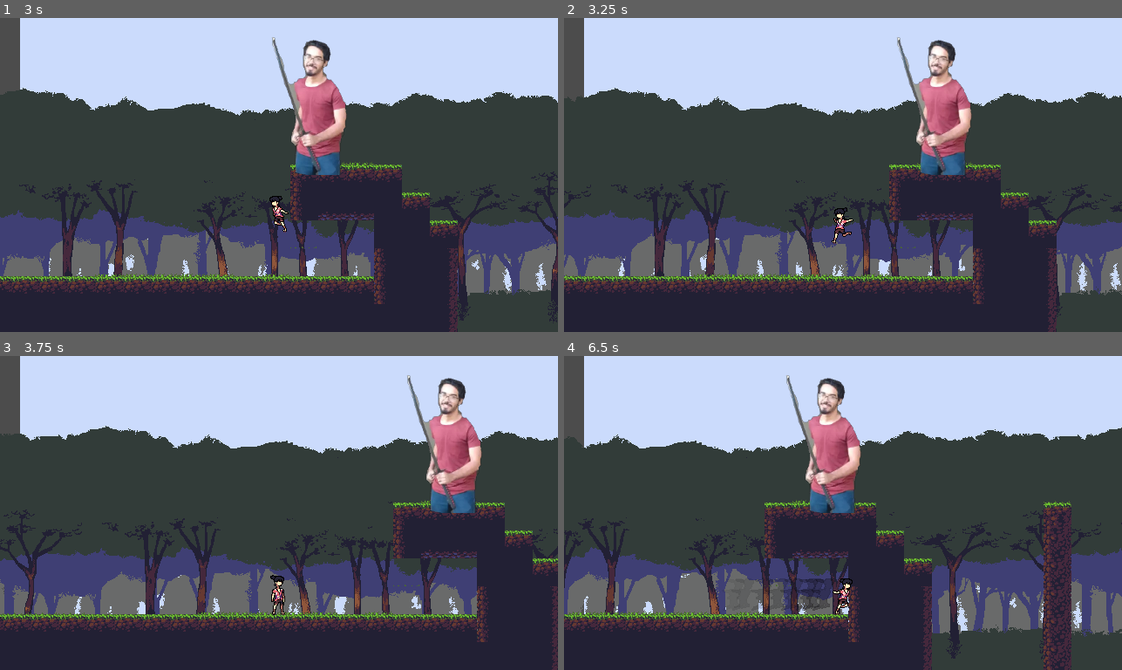
Above: before the commit, frames 1-4 (two rows, left to right).
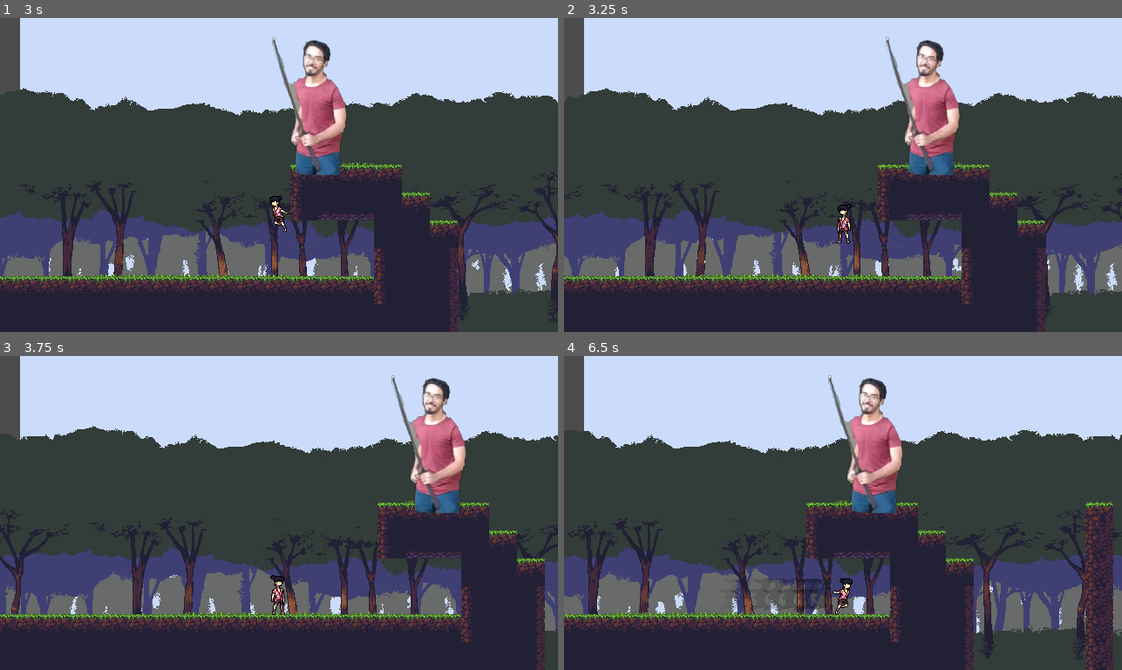
Above: after the commit, the same moments.

Repository: marcelo-lemos/Softwarrior
Game: Godot game, scene res://Nodes/UI/TitleScreen.tscn
The game is run twice, just before and just after one commit, with the same random seed, the same clock (stepped at 60 frames per second) and the same inputs. The engine's default icon, where the game draws it, is replaced by a stand-in: a white triangle on a blue panel in a dark square.
Inputs (mouse positions are in pixels of both pictures, inside the frame that each line leads up to):
- Up to frame 1 (3 s): click (128, 140) at 0.5 s; tap Enter (ui_accept) at 1.25 s; hold X (attack) 1.28-2.03 s; hold Right (ui_right) 1.28-2.78 s; tap Z (jump) at 1.52, 1.82, 2.27, 2.3, 2.57 s; tap C (dash) at 1.55, 2.1 s; hold Left (ui_left) from 2.78 s (still down); hold Z (jump) from 2.78 s (still down)
- Up to frame 2 (3.25 s): keep holding Left (ui_left); keep holding Z (jump); tap X (attack) at 3.05 s
- Up to frame 3 (3.75 s): release Left (ui_left) at 3.53 s; release Z (jump) at 3.53 s; hold Right (ui_right) from 3.53 s (still down); tap X (attack) at 3.6 s
- Up to frame 4 (6.5 s): tap Z (jump) at 3.77, 4.07, 4.52, 4.55, 4.82, 5.27, 5.57 s; tap C (dash) at 3.8, 6.05 s; hold C (dash) 4.28-5.03 s; release Right (ui_right) at 5.03 s; hold Left (ui_left) 5.03-5.78 s; tap A (fire) at 5.1 s; tap X (attack) at 5.3 s; hold Right (ui_right) from 5.78 s (still down); hold X (attack) from 5.78 s (still down)

Frame 1 is identical in both runs. In frame 2, 18% of the frame differs, in the area x 0-100%, y 6-100%; in frame 3, 20%; in frame 4, 29%.

Commit message:
added dash and air attacks, states can't be interrupted

Diff:
--- /dev/null
+++ b/game/Nodes/Characters/Player/AirAttack.gd
@@ -0,0 +1,25 @@
+extends "MidAir.gd"
+
+var attack_type =  {'damage': 1, 'animation': 'air_attack'}
+
+func enter():
+	print("Entered AIR_ATTACK")
+	sprite.play("Idle")
+	player.katana.attack(attack_type)
+
+func update(delta):
+	player.velocity.y += GRAVITY
+	apply_air_slowdown()
+
+	if(Input.is_action_just_released("jump")):
+		check_jump_cut(jump_var_height)
+
+#NAO DELETAR
+#precisei do override da funcao p n chamar a de midair
+func handle_input(event):
+	pass
+
+func _on_AnimationPlayer_animation_finished(anim_name):
+	if anim_name in ['air_attack']:
+		player.katana.idle()
+		emit_signal("finished", "previous")
--- a/game/Nodes/Characters/Player/Dash.gd
+++ b/game/Nodes/Characters/Player/Dash.gd
@@ -37,8 +37,8 @@
 	if event.is_action_pressed("jump") and ground_dash:
 		player.velocity.y = JUMP_FORCE
 		emit_signal("finished", "mid_air")
-	#if event.is_action_pressed("attack"):
-		#emit_signal("finished", "dash_attack")
+	if event.is_action_pressed("attack"):
+		emit_signal("finished", "dash_attack")
 	return .handle_input(event)
 
 func update(delta):
--- a/game/Nodes/Characters/Player/DashAttack.gd
+++ b/game/Nodes/Characters/Player/DashAttack.gd
@@ -1,13 +1,26 @@
 extends "PlayerBaseState.gd"
 
-# Declare member variables here. Examples:
-# var a = 2
-# var b = "text"
+var attack_type =  {'damage': 1, 'animation': 'dash_attack'}
+const DASH_ATTACK_SLOWDOWN = 25
 
-# Called when the node enters the scene tree for the first time.
-func _ready():
-	pass # Replace with function body.
+func enter():
+	print("Entered DASH_ATTACK")
+	sprite.play("Idle")
+	player.katana.attack(attack_type)
 
-# Called every frame. 'delta' is the elapsed time since the previous frame.
-#func _process(delta):
-#	pass
+func update(delta):
+	apply_dash_attack_slowdown()
+
+func exit():
+	print("exiting DASH_ATTACK")
+
+func _on_AnimationPlayer_animation_finished(anim_name):
+	if anim_name in ['dash_attack']:
+		player.katana.idle()
+		emit_signal("finished", "previous")
+
+func apply_dash_attack_slowdown():
+	if player.velocity.x > 0:
+		player.velocity.x -= DASH_ATTACK_SLOWDOWN
+	elif player.velocity.x < 0:
+		player.velocity.x += DASH_ATTACK_SLOWDOWN
--- a/game/Nodes/Characters/Player/GroundAttack.gd
+++ b/game/Nodes/Characters/Player/GroundAttack.gd
@@ -27,20 +27,17 @@
 		'animation': 'ground_attack3',
 	}]
 
-var hit_objects = []
+#var hit_objects = []
 
 func enter():
-	player.katana.connect("attack_finished", self, "_on_MeleeAttack_attack_finished")
 	player.katana.connect("set_attack_input_listening", self, "set_attack_input_listening")
 	player.katana.connect("set_ready_for_next_attack", self, "set_ready_for_next_attack")
 	print("Entered GROUND_ATTACK")
 	sprite.play("Idle")
 	attack()
-	.enter()
 
 func exit():
 	print("Exiting GROUND_ATTACK")
-	.exit()
 
 func _ready():
 	self.connect("body_entered", self, "_on_body_entered")
@@ -49,7 +46,7 @@
 func _change_state(new_state):
 	match state:
 		STATES.GROUND_ATTACK:
-			hit_objects = []
+			#hit_objects = []
 			attack_input_state = ATTACK_INPUT_STATES.IDLE
 			ready_for_next_attack = false
 
@@ -61,7 +58,7 @@
 		STATES.GROUND_ATTACK:
 			if combo_count <= MAX_COMBO_COUNT:
 				attack_current = combo[combo_count -1]
-				katana.ground_attack(attack_current)
+				katana.attack(attack_current)
 
 	state = new_state
 
@@ -91,17 +88,15 @@
 	ready_for_next_attack = true
 
 func _on_AnimationPlayer_animation_finished(anim_name):
-	if not attack_current:
-		return
-	if attack_input_state == ATTACK_INPUT_STATES.REGISTERED and combo_count < MAX_COMBO_COUNT:
-		attack()
-	else:
-		_change_state(STATES.IDLE)
-		emit_signal("finished", "previous")
+	if anim_name in ['ground_attack1', 'ground_attack2', 'ground_attack3']:
+		if not attack_current:
+			return
+		if attack_input_state == ATTACK_INPUT_STATES.REGISTERED and combo_count < MAX_COMBO_COUNT:
+			attack()
+		else:
+			_change_state(STATES.IDLE)
+			emit_signal("finished", "previous")
 
 func _on_HitBox_body_entered(body):
 	if body.is_in_group("enemy"):
 		body.take_damage(attack_current['damage'])
-
-func _on_MeleeAttack_attack_finished():
-	emit_signal("finished", "previous")
--- a/game/Nodes/Characters/Player/GroundAttack111111.gd
+++ /dev/null
@@ -1,27 +0,0 @@
-extends "PlayerBaseState.gd"
-
-func enter():
-	player.melee.connect("attack_finished", self, "_on_MeleeAttack_attack_finished")
-	print("Entered GROUND_ATTACK")
-	player.melee.attack()
-	sprite.play("Idle")
-	#player.katana.get_node("AnimationPlayer").play("attack")
-	.enter()
-
-func exit():
-	print("Exiting GROUND_ATTACK")
-	.exit()
-
-func handle_input(event):
-	#if event.is_action_pressed("jump") and body.is_on_floor():
-		#player.melee._change_state(0)
-		#emit_signal("finished", "mid_air")
-	return .handle_input(event)
-
-func update(delta):
-	if body.is_on_floor():
-		player.velocity.x = 0
-	.update(delta)
-
-func _on_MeleeAttack_attack_finished():
-	emit_signal("finished", "previous")
--- a/game/Nodes/Characters/Player/MidAir.gd
+++ b/game/Nodes/Characters/Player/MidAir.gd
@@ -20,6 +20,10 @@
 	if event.is_action_pressed("jump") and player.has_double_jump:
 		player.velocity.y = SECOND_JUMP_HEIGHT
 		player.has_double_jump = false
+
+	if event.is_action_pressed("attack"):
+		emit_signal("finished", "air_attack")
+
 	.handle_input(event)
 
 func update(delta):
@@ -46,7 +50,6 @@
 	if(Input.is_action_just_released("jump")):
 		check_jump_cut(jump_var_height)
 
-
 func check_jump_cut(jump_height):
 	if player.velocity.y < -jump_height:
 		player.velocity.y = -jump_height
--- a/game/Nodes/Characters/Player/Player.tscn
+++ b/game/Nodes/Characters/Player/Player.tscn
@@ -7,27 +7,27 @@
 [ext_resource path="res://Assets/Sprites/MC/PlayerDash3.png" type="Texture" id=5]
 [ext_resource path="res://Assets/Sprites/MC/PlayerDash4.png" type="Texture" id=6]
 [ext_resource path="res://Assets/Sprites/MC/playerJumpDown.png" type="Texture" id=7]
-[ext_resource path="res://Assets/Sprites/MC/PlayerIdle1.png" type="Texture" id=8]
-[ext_resource path="res://Assets/Sprites/MC/PlayerIdle2.png" type="Texture" id=9]
-[ext_resource path="res://Assets/Sprites/MC/PlayerIdle3.png" type="Texture" id=10]
-[ext_resource path="res://Assets/Sprites/MC/PlayerIdle4.png" type="Texture" id=11]
-[ext_resource path="res://Assets/Sprites/MC/PlayerIdle5.png" type="Texture" id=12]
-[ext_resource path="res://Assets/Sprites/MC/PlayerIdle6.png" type="Texture" id=13]
-[ext_resource path="res://Assets/Sprites/MC/PlayerWall1.png" type="Texture" id=14]
-[ext_resource path="res://Assets/Sprites/MC/PlayerWall2.png" type="Texture" id=15]
-[ext_resource path="res://Assets/Sprites/MC/PlayerWall3.png" type="Texture" id=16]
-[ext_resource path="res://Assets/Sprites/MC/PlayerRun1.png" type="Texture" id=17]
-[ext_resource path="res://Assets/Sprites/MC/PlayerRun2.png" type="Texture" id=18]
-[ext_resource path="res://Assets/Sprites/MC/PlayerRun3.png" type="Texture" id=19]
-[ext_resource path="res://Assets/Sprites/MC/PlayerRun4.png" type="Texture" id=20]
-[ext_resource path="res://Assets/Sprites/MC/PlayerRun5.png" type="Texture" id=21]
-[ext_resource path="res://Assets/Sprites/MC/PlayerRun6.png" type="Texture" id=22]
-[ext_resource path="res://Assets/Sprites/MC/PlayerRun7.png" type="Texture" id=23]
-[ext_resource path="res://Assets/Sprites/MC/PlayerRun8.png" type="Texture" id=24]
-[ext_resource path="res://Assets/Sprites/MC/PlayerRun9.png" type="Texture" id=25]
-[ext_resource path="res://Assets/Sprites/MC/PlayerRun10.png" type="Texture" id=26]
-[ext_resource path="res://Assets/Sprites/MC/PlayerRun11.png" type="Texture" id=27]
-[ext_resource path="res://Assets/Sprites/MC/playerJumpUp.png" type="Texture" id=28]
+[ext_resource path="res://Assets/Sprites/MC/PlayerWall1.png" type="Texture" id=8]
+[ext_resource path="res://Assets/Sprites/MC/PlayerWall2.png" type="Texture" id=9]
+[ext_resource path="res://Assets/Sprites/MC/PlayerWall3.png" type="Texture" id=10]
+[ext_resource path="res://Assets/Sprites/MC/PlayerRun1.png" type="Texture" id=11]
+[ext_resource path="res://Assets/Sprites/MC/PlayerRun2.png" type="Texture" id=12]
+[ext_resource path="res://Assets/Sprites/MC/PlayerRun3.png" type="Texture" id=13]
+[ext_resource path="res://Assets/Sprites/MC/PlayerRun4.png" type="Texture" id=14]
+[ext_resource path="res://Assets/Sprites/MC/PlayerRun5.png" type="Texture" id=15]
+[ext_resource path="res://Assets/Sprites/MC/PlayerRun6.png" type="Texture" id=16]
+[ext_resource path="res://Assets/Sprites/MC/PlayerRun7.png" type="Texture" id=17]
+[ext_resource path="res://Assets/Sprites/MC/PlayerRun8.png" type="Texture" id=18]
+[ext_resource path="res://Assets/Sprites/MC/PlayerRun9.png" type="Texture" id=19]
+[ext_resource path="res://Assets/Sprites/MC/PlayerRun10.png" type="Texture" id=20]
+[ext_resource path="res://Assets/Sprites/MC/PlayerRun11.png" type="Texture" id=21]
+[ext_resource path="res://Assets/Sprites/MC/playerJumpUp.png" type="Texture" id=22]
+[ext_resource path="res://Assets/Sprites/MC/PlayerIdle1.png" type="Texture" id=23]
+[ext_resource path="res://Assets/Sprites/MC/PlayerIdle2.png" type="Texture" id=24]
+[ext_resource path="res://Assets/Sprites/MC/PlayerIdle3.png" type="Texture" id=25]
+[ext_resource path="res://Assets/Sprites/MC/PlayerIdle4.png" type="Texture" id=26]
+[ext_resource path="res://Assets/Sprites/MC/PlayerIdle5.png" type="Texture" id=27]
+[ext_resource path="res://Assets/Sprites/MC/PlayerIdle6.png" type="Texture" id=28]
 [ext_resource path="res://Nodes/Combat/Katana.tscn" type="PackedScene" id=29]
 [ext_resource path="res://Nodes/Combat/shurikenShots.gd" type="Script" id=30]
 [ext_resource path="res://Nodes/Characters/Player/PlayerStateMachine.gd" type="Script" id=31]
@@ -37,10 +37,11 @@
 [ext_resource path="res://Nodes/Characters/Player/OnWall.gd" type="Script" id=35]
 [ext_resource path="res://Nodes/Characters/Player/GroundAttack.gd" type="Script" id=36]
 [ext_resource path="res://Nodes/Characters/Player/DashAttack.gd" type="Script" id=37]
-[ext_resource path="res://Nodes/Characters/Player/TextureEmitter.gd" type="Script" id=38]
-[ext_resource path="res://Assets/Sprites/MC/PlayerDashTrailFlip.png" type="Texture" id=39]
-[ext_resource path="res://Nodes/Characters/Player/CPUParticles2D.gd" type="Script" id=40]
-[ext_resource path="res://Assets/Sprites/MC/PlayerDashTrail.png" type="Texture" id=41]
+[ext_resource path="res://Nodes/Characters/Player/AirAttack.gd" type="Script" id=38]
+[ext_resource path="res://Nodes/Characters/Player/TextureEmitter.gd" type="Script" id=39]
+[ext_resource path="res://Assets/Sprites/MC/PlayerDashTrailFlip.png" type="Texture" id=40]
+[ext_resource path="res://Nodes/Characters/Player/CPUParticles2D.gd" type="Script" id=41]
+[ext_resource path="res://Assets/Sprites/MC/PlayerDashTrail.png" type="Texture" id=42]
 
 [sub_resource type="SpriteFrames" id=1]
 animations = [ {
@@ -54,25 +55,25 @@
 "name": "JumpDown",
 "speed": 5.0
 }, {
-"frames": [ ExtResource( 8 ), ExtResource( 9 ), ExtResource( 10 ), ExtResource( 11 ), ExtResource( 12 ), ExtResource( 13 ) ],
+"frames": [ ExtResource( 8 ), ExtResource( 9 ), ExtResource( 10 ) ],
+"loop": true,
+"name": "Wall",
+"speed": 12.0
+}, {
+"frames": [ ExtResource( 11 ), ExtResource( 12 ), ExtResource( 13 ), ExtResource( 14 ), ExtResource( 15 ), ExtResource( 16 ), ExtResource( 17 ), ExtResource( 18 ), ExtResource( 19 ), ExtResource( 20 ), ExtResource( 21 ) ],
+"loop": true,
+"name": "Run",
+"speed": 19.0
+}, {
+"frames": [ ExtResource( 22 ) ],
+"loop": true,
+"name": "JumpUp",
+"speed": 5.0
+}, {
+"frames": [ ExtResource( 23 ), ExtResource( 24 ), ExtResource( 25 ), ExtResource( 26 ), ExtResource( 27 ), ExtResource( 28 ) ],
 "loop": true,
 "name": "Idle",
 "speed": 10.0
-}, {
-"frames": [ ExtResource( 14 ), ExtResource( 15 ), ExtResource( 16 ) ],
-"loop": true,
-"name": "Wall",
-"speed": 12.0
-}, {
-"frames": [ ExtResource( 17 ), ExtResource( 18 ), ExtResource( 19 ), ExtResource( 20 ), ExtResource( 21 ), ExtResource( 22 ), ExtResource( 23 ), ExtResource( 24 ), ExtResource( 25 ), ExtResource( 26 ), ExtResource( 27 ) ],
-"loop": true,
-"name": "Run",
-"speed": 19.0
-}, {
-"frames": [ ExtResource( 28 ) ],
-"loop": true,
-"name": "JumpUp",
-"speed": 5.0
 } ]
 
 [sub_resource type="RectangleShape2D" id=2]
@@ -159,6 +160,7 @@
 script = ExtResource( 37 )
 
 [node name="AirAttack" type="Node" parent="GenericCharacter/StateMachine"]
+script = ExtResource( 38 )
 
 [node name="Camera2D" type="Camera2D" parent="GenericCharacter"]
 current = true
@@ -190,15 +192,17 @@
 amount = 10
 lifetime = 0.5
 local_coords = false
-texture = ExtResource( 41 )
+texture = ExtResource( 42 )
 gravity = Vector2( 50, 0 )
 color_ramp = SubResource( 3 )
-script = ExtResource( 40 )
+script = ExtResource( 41 )
 
 [node name="Timer" type="Timer" parent="GenericCharacter/TextureEmitter/Default"]
 wait_time = 0.15
 one_shot = true
 [connection signal="animation_finished" from="GenericCharacter/Katana/AnimationPlayer" to="GenericCharacter/StateMachine/GroundAttack" method="_on_AnimationPlayer_animation_finished"]
+[connection signal="animation_finished" from="GenericCharacter/Katana/AnimationPlayer" to="GenericCharacter/StateMachine/DashAttack" method="_on_AnimationPlayer_animation_finished"]
+[connection signal="animation_finished" from="GenericCharacter/Katana/AnimationPlayer" to="GenericCharacter/StateMachine/AirAttack" method="_on_AnimationPlayer_animation_finished"]
 [connection signal="timeout" from="GenericCharacter/TextureEmitter/Flip/Timer" to="GenericCharacter/TextureEmitter/Flip" method="_on_Timer_timeout"]
 [connection signal="timeout" from="GenericCharacter/TextureEmitter/Default/Timer" to="GenericCharacter/TextureEmitter/Default" method="_on_Timer_timeout"]
 
--- a/game/Nodes/Combat/Katana.gd
+++ b/game/Nodes/Combat/Katana.gd
@@ -18,18 +18,12 @@
 	hit_box.visible = false
 	hit_box.monitoring = false
 
-func ground_attack(attack_current):
+func attack(attack_current):
 	current_attack = attack_current
 	animation_player.play(attack_current['animation'])
 	visible = true
 	hit_box.monitoring = true
 	print(attack_current)
-
-func air_attack():
-	pass
-
-func dash_attack():
-	pass
 
 func _on_HitBox_body_entered(body):
 	if body.is_in_group("enemy"):
@@ -37,5 +31,5 @@
 
 func animation_player_method_call(function_name):
 	match function_name:
-		"set_attack_input_listening":
+		"set_attack_input_listening", "set_ready_for_next_attack":
 			emit_signal(function_name)
--- a/game/Nodes/Combat/Katana.tscn
+++ b/game/Nodes/Combat/Katana.tscn
@@ -1,7 +1,64 @@
-[gd_scene load_steps=6 format=2]
+[gd_scene load_steps=8 format=2]
 
 [ext_resource path="res://Nodes/Combat/Katana.gd" type="Script" id=1]
 [ext_resource path="res://Nodes/Combat/KatanaHitBox.tscn" type="PackedScene" id=2]
+
+[sub_resource type="Animation" id=4]
+resource_name = "air_attack"
+length = 0.2
+step = 0.05
+tracks/0/type = "value"
+tracks/0/path = NodePath("HitBox:rotation_degrees")
+tracks/0/interp = 1
+tracks/0/loop_wrap = true
+tracks/0/imported = false
+tracks/0/enabled = true
+tracks/0/keys = {
+"times": PoolRealArray( 0, 0.1 ),
+"transitions": PoolRealArray( 1, 1 ),
+"update": 0,
+"values": [ 0.0, 90.0 ]
+}
+tracks/1/type = "value"
+tracks/1/path = NodePath("HitBox:visible")
+tracks/1/interp = 1
+tracks/1/loop_wrap = true
+tracks/1/imported = false
+tracks/1/enabled = true
+tracks/1/keys = {
+"times": PoolRealArray( 0 ),
+"transitions": PoolRealArray( 1 ),
+"update": 1,
+"values": [ true ]
+}
+
+[sub_resource type="Animation" id=5]
+resource_name = "dash_attack"
+length = 0.2
+tracks/0/type = "value"
+tracks/0/path = NodePath("HitBox:position")
+tracks/0/interp = 1
+tracks/0/loop_wrap = true
+tracks/0/imported = false
+tracks/0/enabled = true
+tracks/0/keys = {
+"times": PoolRealArray( 0, 0.1 ),
+"transitions": PoolRealArray( 1, 1 ),
+"update": 0,
+"values": [ Vector2( 0, 10 ), Vector2( 0, 0 ) ]
+}
+tracks/1/type = "value"
+tracks/1/path = NodePath("HitBox:visible")
+tracks/1/interp = 1
+tracks/1/loop_wrap = true
+tracks/1/imported = false
+tracks/1/enabled = true
+tracks/1/keys = {
+"times": PoolRealArray( 0 ),
+"transitions": PoolRealArray( 1 ),
+"update": 1,
+"values": [ true ]
+}
 
 [sub_resource type="Animation" id=1]
 resource_name = "ground_attack1"
@@ -135,6 +192,8 @@
 rotation = 1.5708
 
 [node name="AnimationPlayer" type="AnimationPlayer" parent="."]
+anims/air_attack = SubResource( 4 )
+anims/dash_attack = SubResource( 5 )
 anims/ground_attack1 = SubResource( 1 )
 anims/ground_attack2 = SubResource( 2 )
 anims/ground_attack3 = SubResource( 3 )
Not shown: 3 places in game/Nodes/Characters/Player/Player.tscn that only renumber resources
